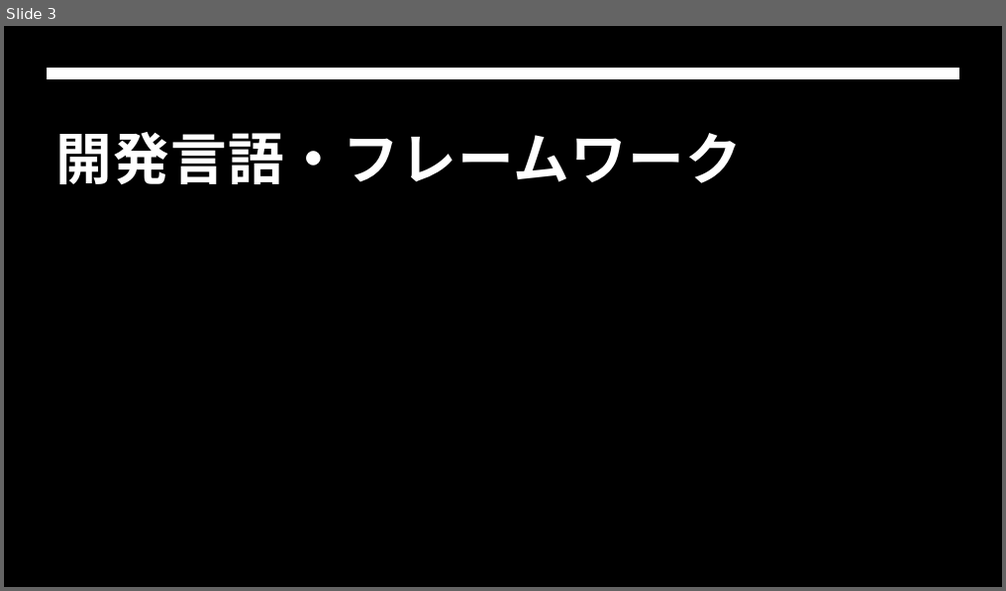
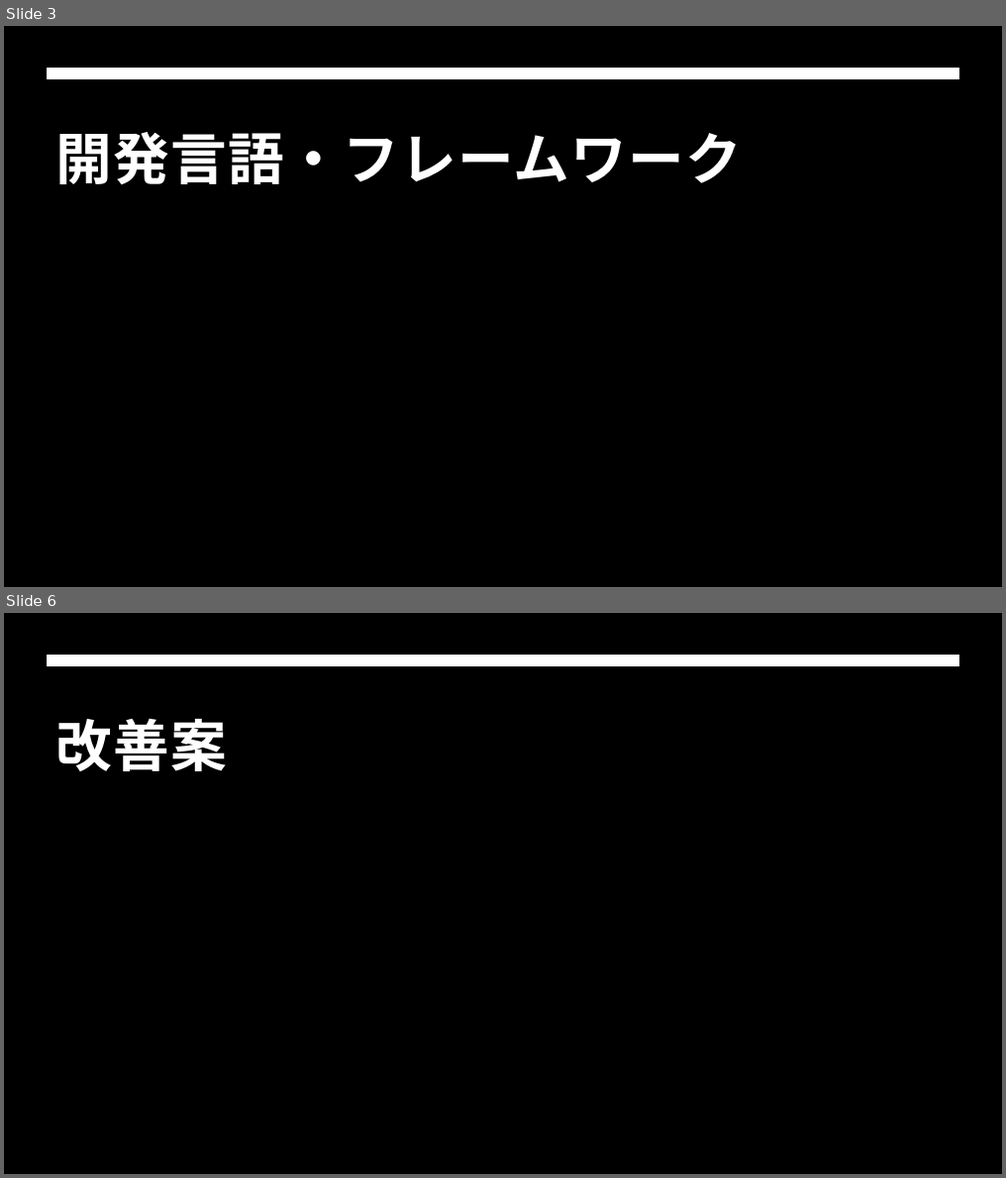
Before and after one commit to Haru62129/flutterapp, a slide deck: Flutter.pptx. Shown one above the other, each under a label of ours: slide 3 before the commit, slides 3 and 6 after it; the slides between them are not shown. The pictures are 1006x591 and 1006x1178 pixels, drawn with LibreOffice and Linux fonts; fonts in the diff are those of the drawing; background and template pictures are left out. Boxes give left, top, right and bottom in pixels: in the first picture for what was removed or moved away, otherwise in the second. Text is boxed around its words. In the diff, an @@ line names an element or a change of style, - is before the commit and + after.

```diff
--- a/Flutter.pptx
+++ b/Flutter.pptx
@@ slide 6 added at (4, 613, 1002, 1174), background picture (left out); not listed: 1 template element that a slide beside it also shows @@
@@ title added at (55, 718, 227, 771), 54 pt, text #FFFFFF, bold @@
+改善案
```
Also in this commit, not shown: 4 slides changed, 1 slide removed, 2 other files.
